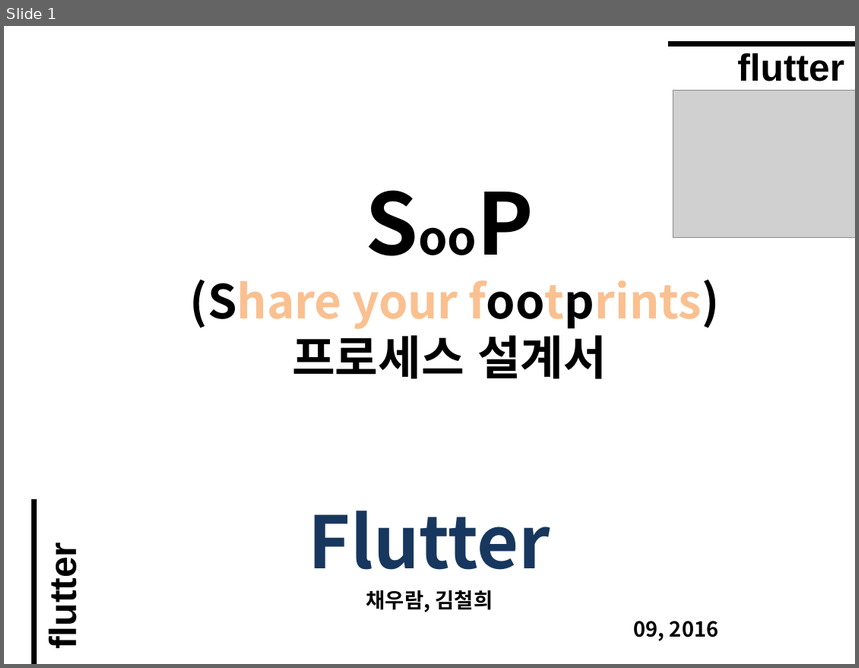
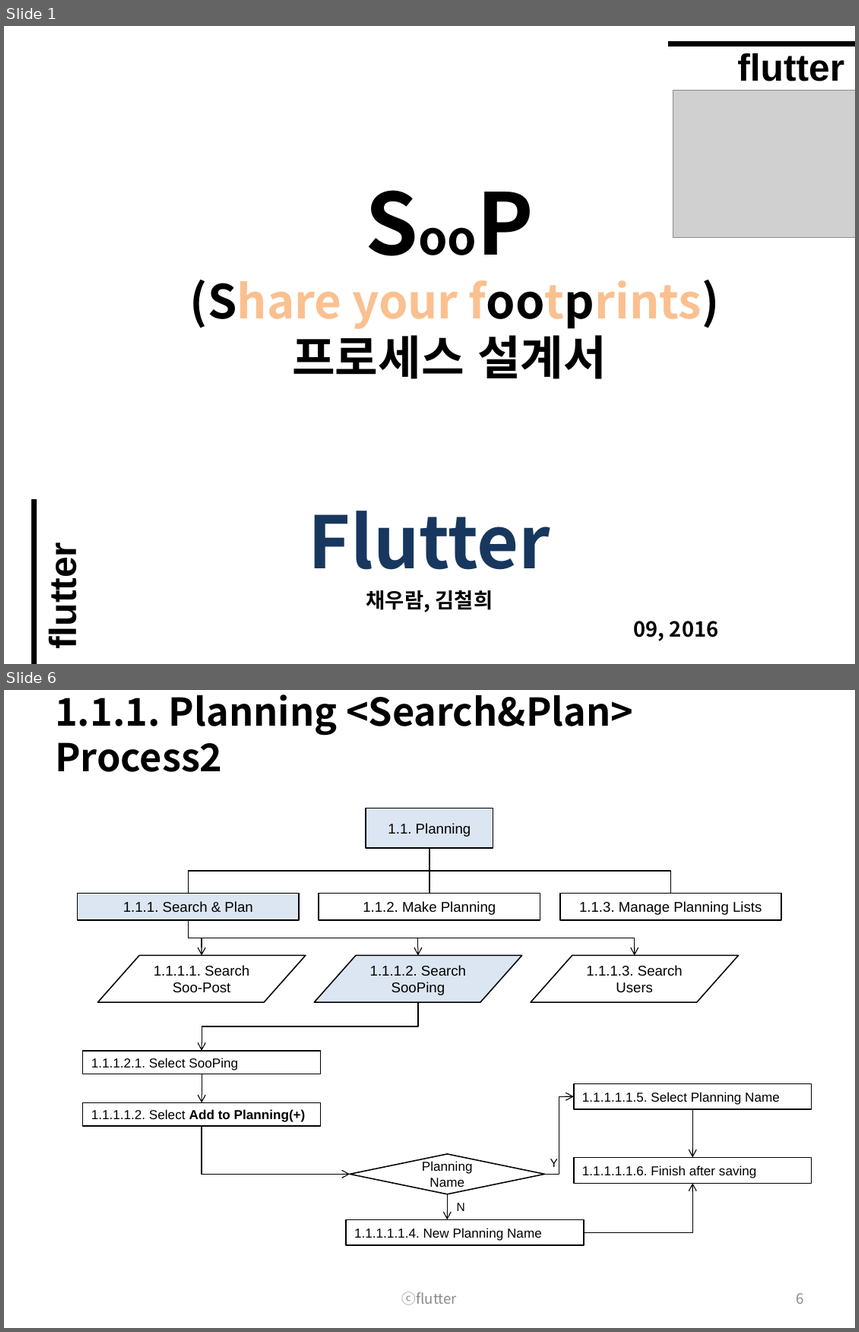
Before and after one commit to wooramc/soop_rep, a slide deck: flutter_process.pptx. Shown one above the other, each under a label of ours: slide 1 before the commit, slides 1 and 6 after it; the slides between them are not shown. The pictures are 859x668 and 859x1332 pixels, drawn with LibreOffice and Linux fonts; fonts in the diff are those of the drawing; grey boxes stand for pictures. Boxes give left, top, right and bottom in pixels: in the first picture for what was removed or moved away, otherwise in the second. Text is boxed around its words. In the diff, an @@ line names an element or a change of style, - is before the commit and + after.

```diff
--- a/flutter_process.pptx
+++ b/flutter_process.pptx
@@ slide 6 added at box(4, 690, 855, 1328), background #FFFFFF @@
@@ title added at box(55, 695, 633, 772), 32.4 pt, text #000000, bold @@
+1.1.1. Planning <Search&Plan> Process2
@@ rectangle added at box(366, 809, 493, 848), fill #DCE6F2, outline #000000 1 pt, 12 pt, text #000000 @@
+1.1. Planning
@@ elbow line added from (430, 848) to (189, 894), #000000 0.75 pt @@
@@ elbow line added from (430, 848) to (430, 894), #000000 0.75 pt @@
@@ elbow line added from (430, 848) to (671, 894), #000000 0.75 pt @@
@@ rectangle added at box(77, 894, 299, 920), fill #DCE6F2, outline #000000 1 pt, 12 pt, text #000000 @@
+1.1.1. Search & Plan
@@ rectangle added at box(319, 894, 541, 920), outline #000000 1 pt, 12 pt, text #000000 @@
+1.1.2. Make Planning
@@ rectangle added at box(560, 894, 781, 920), outline #000000 1 pt, 12 pt, text #000000 @@
+1.1.3. Manage Planning Lists
@@ elbow arrow added from (189, 921) to (202, 955), #000000 0.75 pt @@
@@ elbow arrow added from (189, 921) to (418, 955), #000000 0.75 pt @@
@@ elbow arrow added from (189, 921) to (635, 955), #000000 0.75 pt @@
@@ flow chart input output added at box(97, 955, 305, 1002), outline #000000 1 pt, 12 pt, text #000000 @@
+1.1.1.1. Search Soo-Post
@@ flow chart input output added at box(315, 955, 522, 1002), fill #DCE6F2, outline #000000 1 pt, 12 pt, text #000000 @@
+1.1.1.2. Search SooPing
@@ flow chart input output added at box(531, 955, 739, 1002), outline #000000 1 pt, 12 pt, text #000000 @@
+1.1.1.3. Search Users
@@ elbow arrow added from (418, 1002) to (202, 1051), #000000 0.75 pt @@
@@ rectangle added at box(83, 1051, 321, 1075), outline #000000 1 pt, 11 pt, text #000000 @@
+1.1.1.2.1. Select SooPing
@@ arrow added from (202, 1075) to (202, 1103), #000000 0.75 pt @@
@@ elbow arrow added from (544, 1174) to (574, 1097), #000000 0.75 pt @@
@@ rectangle added at box(574, 1084, 812, 1110), outline #000000 1 pt, 11 pt, text #000000 @@
+1.1.1.1.1.5. Select Planning Name
@@ rectangle added at box(83, 1103, 321, 1127), outline #000000 1 pt, 11 pt, text #000000 @@
+1.1.1.1.2. Select Add to Planning(+)
@@ arrow added from (693, 1110) to (693, 1157), #000000 0.75 pt @@
@@ elbow arrow added from (202, 1127) to (350, 1174), #000000 0.75 pt @@
@@ diamond added at box(350, 1154, 544, 1194), outline #000000 1 pt, 11 pt, text #000000 @@
+Planning Name
@@ text added at box(550, 1159, 558, 1167), 10 pt, text #000000 @@
+Y
@@ rectangle added at box(574, 1157, 812, 1182), outline #000000 1 pt, 11 pt, text #000000 @@
+1.1.1.1.1.6. Finish after saving
@@ elbow arrow added from (584, 1233) to (693, 1184), #000000 0.75 pt @@
@@ arrow added from (448, 1195) to (448, 1220), #000000 0.75 pt @@
@@ text added at box(457, 1203, 465, 1211), 10 pt, text #000000 @@
+N
@@ rectangle added at box(346, 1220, 584, 1246), outline #000000 1 pt, 11 pt, text #000000 @@
+1.1.1.1.1.4. New Planning Name
@@ text added at box(402, 1292, 457, 1306), 12 pt, text #8C8C8C @@
+ⓒflutter
@@ page number added at box(796, 1293, 804, 1304), 12 pt, text #8C8C8C @@
+6
```
Also in this commit, not shown: 9 slides changed, 5 other slides added.
